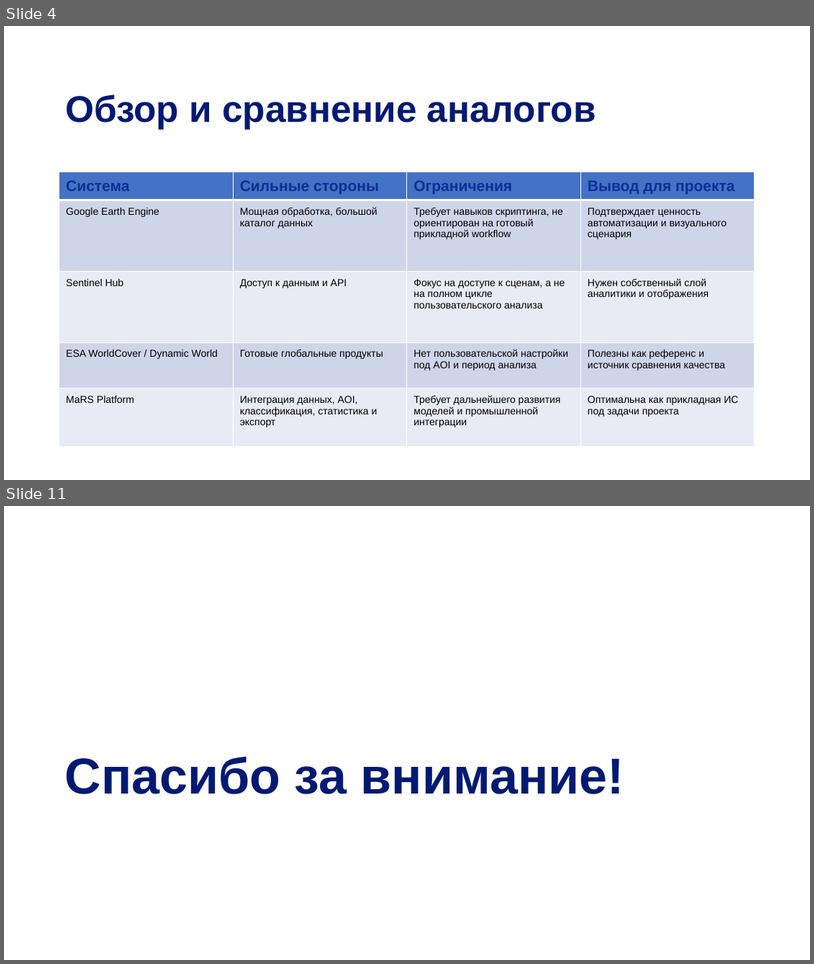
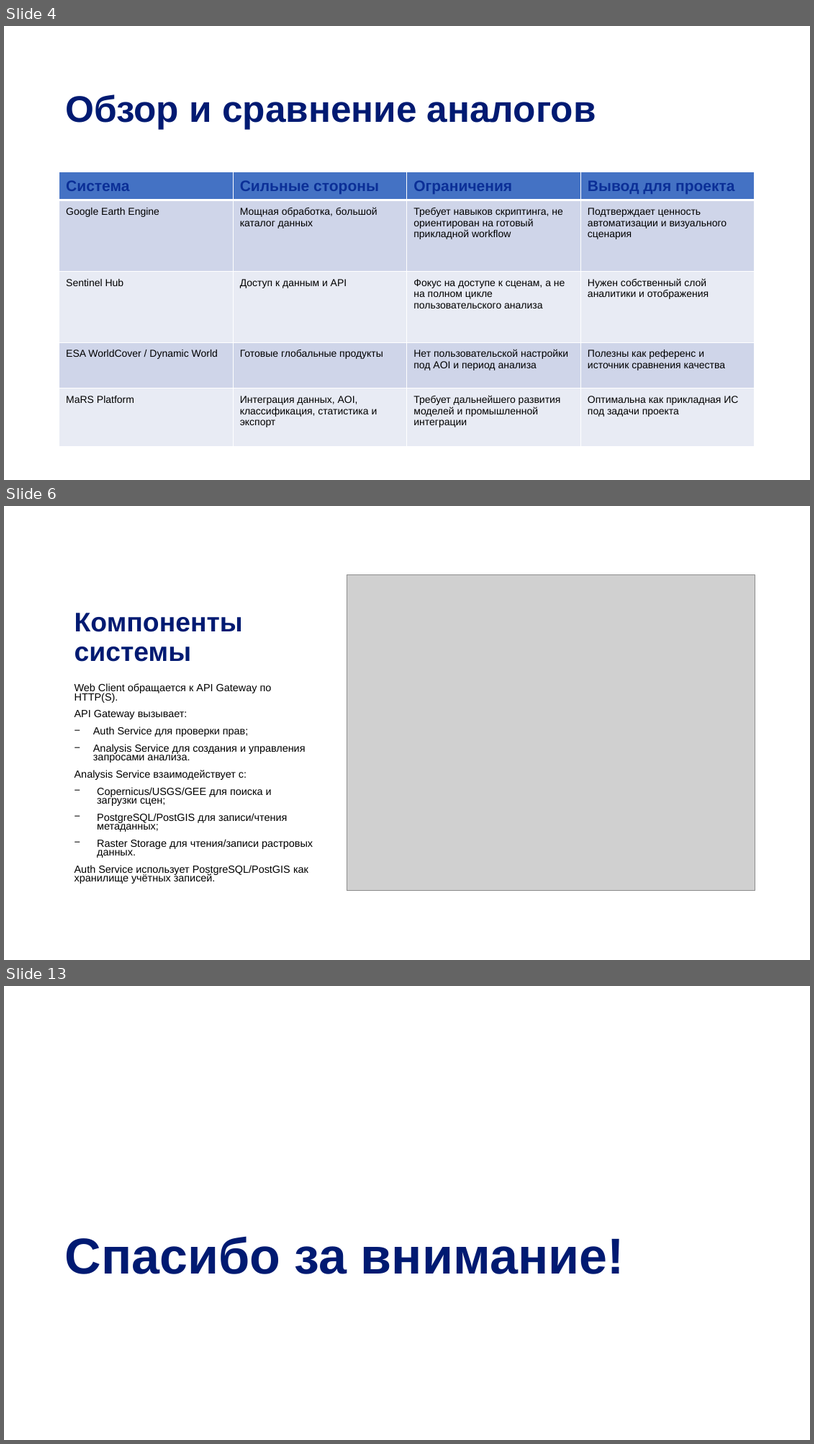
Before and after one commit to DinRazar/ispm, a slide deck: Работа_10_Этоговая преза УПИС.pptx. Shown one above the other, each under a label of ours: slides 4 and 11 before the commit, slides 4, 6 and 13 after it; the slides between them are not shown. The pictures are 814x964 and 814x1444 pixels, drawn with LibreOffice and Linux fonts; fonts in the diff are those of the drawing; grey boxes stand for pictures; background and template pictures are left out. Boxes give left, top, right and bottom in pixels: in the first picture for what was removed or moved away, otherwise in the second. Text is boxed around its words. In the diff, an @@ line names an element or a change of style, - is before the commit and + after.

```diff
--- a/Работа_10_Этоговая преза УПИС.pptx
+++ b/Работа_10_Этоговая преза УПИС.pptx
@@ slide 6 added at (4, 506, 810, 960), background picture (left out) @@
@@ picture added at (347, 574, 756, 890) @@
@@ title added at (75, 613, 243, 662), 32 pt, text #001A72, bold @@
+Компоненты системы
@@ text added at (75, 683, 313, 883), 12.4 pt, text #000000 @@
+Web Client обращается к API Gateway по HTTP(S).
+API Gateway вызывает:
+− Auth Service для проверки прав;
+− Analysis Service для создания и управления запросами анализа.
+Analysis Service взаимодействует с:
+− Copernicus/USGS/GEE для поиска и загрузки сцен;
+− PostgreSQL/PostGIS для записи/чтения метаданных;
+− Raster Storage для чтения/записи растровых данных.
+Auth Service использует PostgreSQL/PostGIS как хранилище учётных записей.
@@ what was slide 11 is now slide 13 @@
```
Also in this commit, not shown: 8 slides changed, 1 other slide added.
